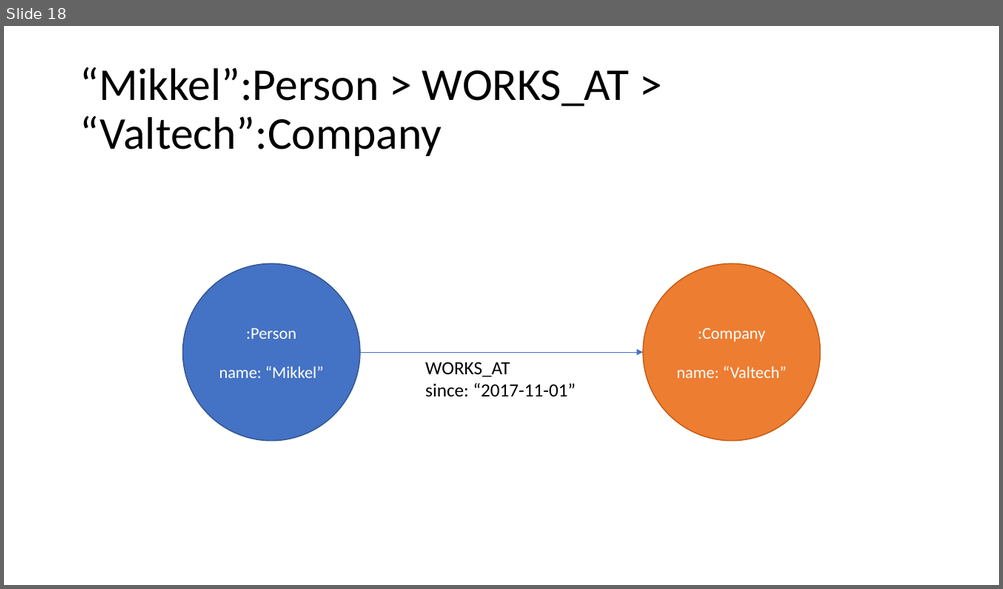
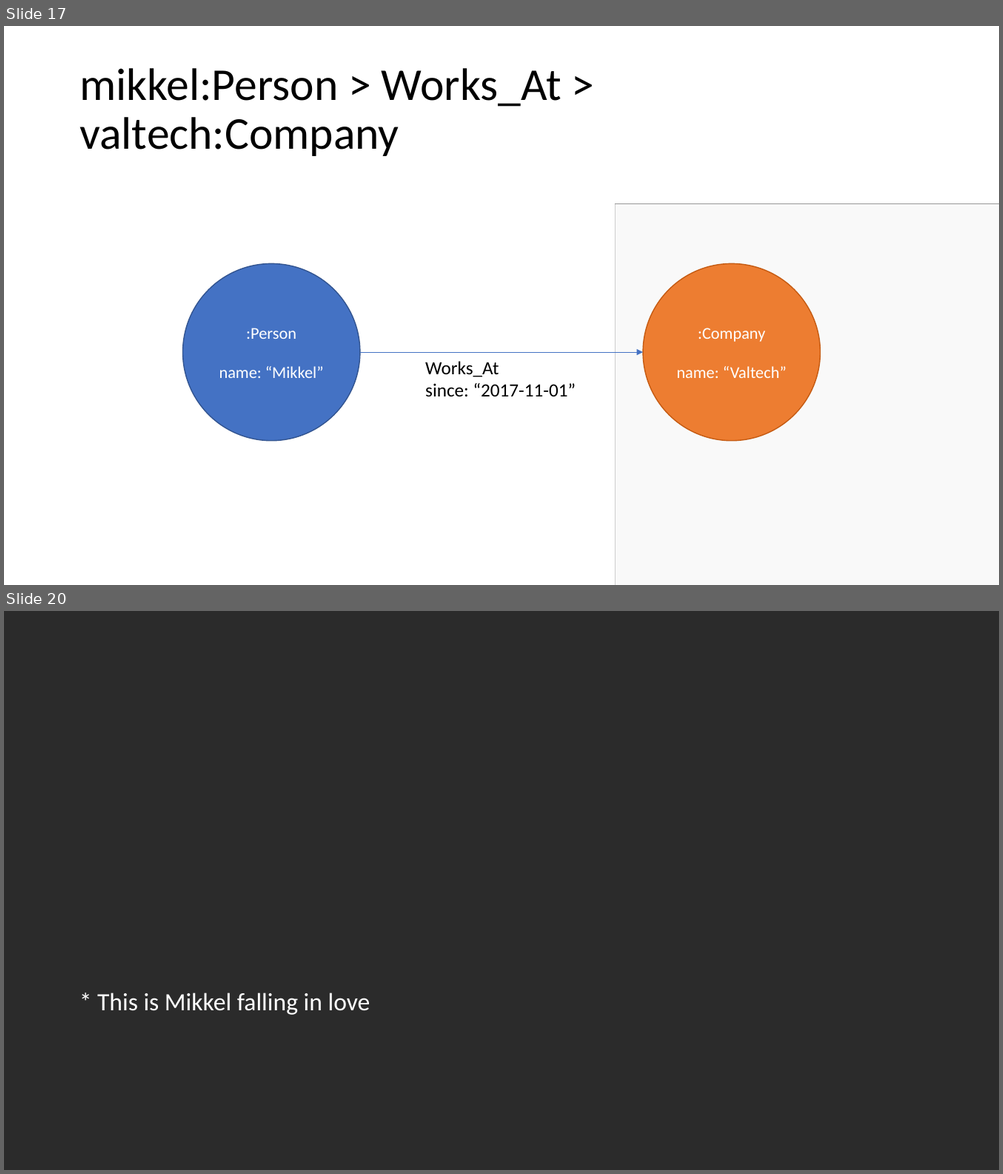
Before and after one commit to mikkelvalentinsorensen/MikValSor.GraphDBIntroTalk, a slide deck: Presentation.pptx. Shown one above the other, each under a label of ours: slide 18 before the commit, slides 17 and 20 after it; the slides between them are not shown. The pictures are 1003x589 and 1003x1174 pixels, drawn with LibreOffice and Linux fonts; fonts in the diff are those of the drawing; grey boxes stand for pictures; background and template pictures are left out; a plain dark background stands for a picture behind light text. Boxes give left, top, right and bottom in pixels: in the first picture for what was removed or moved away, otherwise in the second. Text is boxed around its words. In the diff, an @@ line names an element or a change of style, - is before the commit and + after.

```diff
--- a/Presentation.pptx
+++ b/Presentation.pptx
@@ slide 20 added at (4, 611, 999, 1170), background picture (left out) @@
@@ text added at (97, 993, 370, 1015), 24 pt, text #FFFFFF @@
+* This is Mikkel falling in love
@@ what was slide 18 is now slide 17 @@
@@ slide 17 changed as well @@
@@ title at (79, 68, 561, 156): text changed @@
-“Mikkel”:Person > WORKS_AT > “Valtech”:Company
+mikkel:Person > Works_At > valtech:Company
@@ picture added at (615, 204, 999, 585) @@
@@ rectangle added at (615, 204, 999, 585), fill #FFFFFF at 89% opacity @@
@@ text at (425, 361, 498, 378): text changed @@
-WORKS_AT
+Works_At
```
Also in this commit, not shown: 22 other slides changed, 6 other slides added, 2 slides removed.
